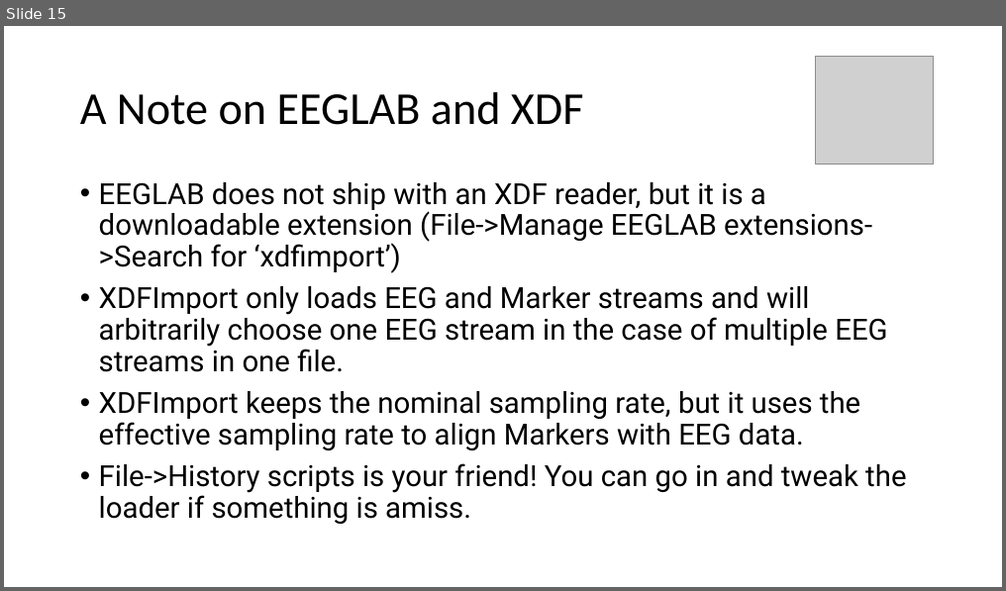
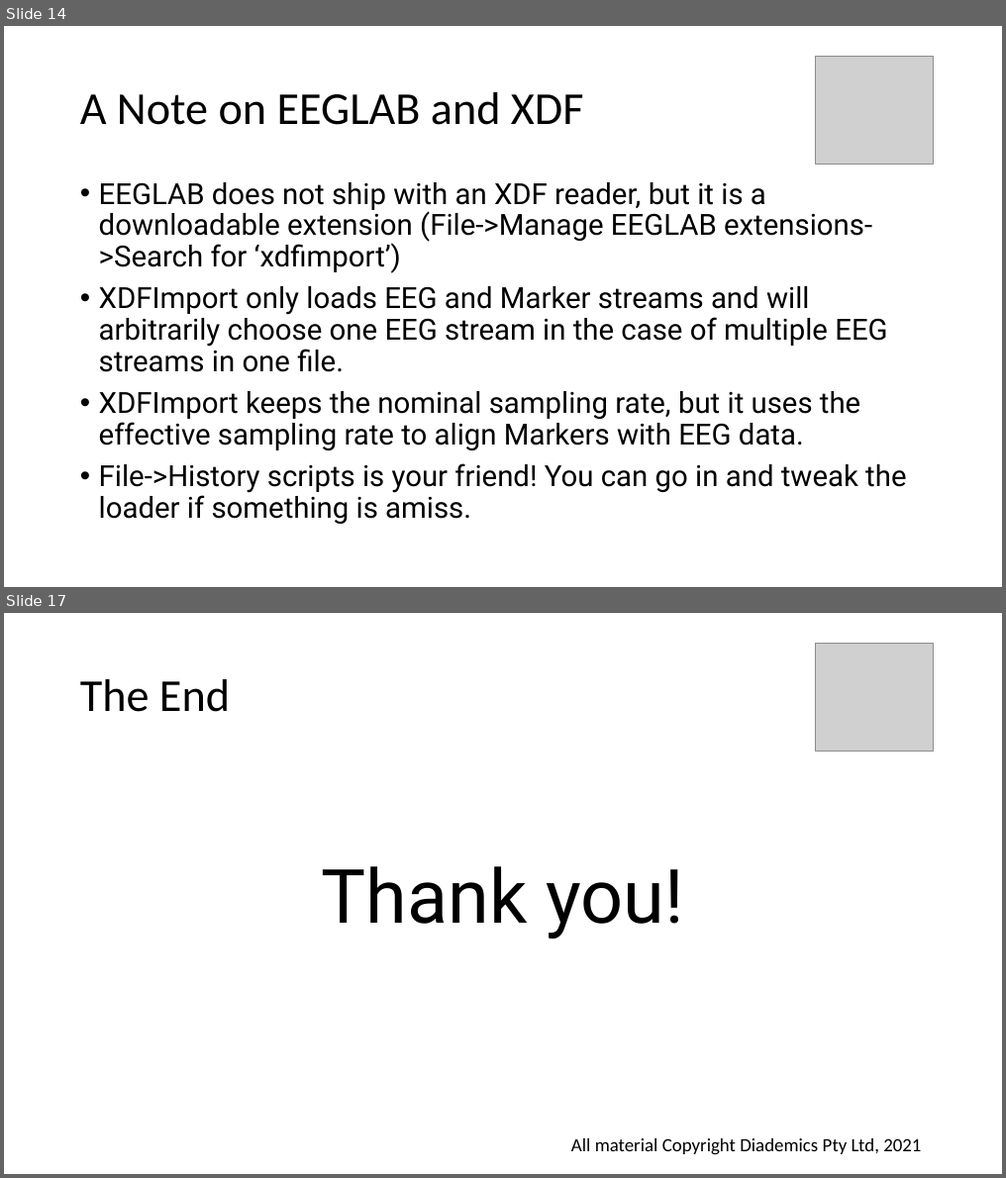
Before and after one commit to Diademics-Pty-Ltd/EEGLABWorkshop2021, a slide deck: 20210615-EEGLAB_workshop.pptx. Shown one above the other, each under a label of ours: slide 15 before the commit, slides 14 and 17 after it; the slides between them are not shown. The pictures are 1006x591 and 1006x1178 pixels, drawn with LibreOffice and Linux fonts; fonts in the diff are those of the drawing; grey boxes stand for pictures. Boxes give left, top, right and bottom in pixels: in the first picture for what was removed or moved away, otherwise in the second. Text is boxed around its words. In the diff, an @@ line names an element or a change of style, - is before the commit and + after.

```diff
--- a/20210615-EEGLAB_workshop.pptx
+++ b/20210615-EEGLAB_workshop.pptx
@@ slide 17 added at box(4, 613, 1002, 1174), background #FFFFFF @@
@@ picture added at box(816, 643, 934, 752) @@
@@ title added at box(80, 679, 230, 712), 44 pt, text #000000 @@
+The End
@@ text added at box(322, 866, 683, 939), 72 pt, text #000000 @@
+Thank you!
@@ text added at box(571, 1139, 921, 1156), 18 pt, text #000000 @@
+All material Copyright Diademics Pty Ltd, 2021
@@ what was slide 15 is now slide 14 @@
```
Also in this commit, not shown: 2 slides changed, 1 other slide added.
